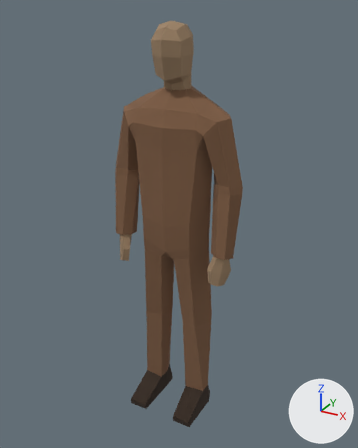
One commit to the glTF model assets/models/player.glb: the scene before it, then after it.
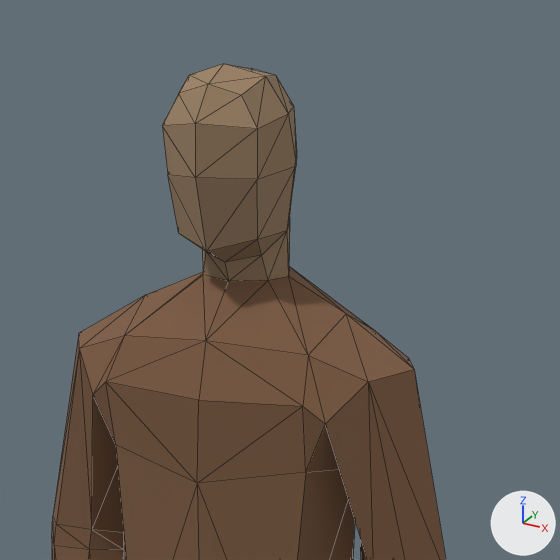
There are two pictures of each version: one whole from a 50 mm camera at (0.969, -1.725, 1.81) aimed at (0.012, 0.016, 0.939), one close up on the part from 28% to 78% of the width and 0% to 40% of the height. Lighting does not change. The marker at lower right points along +X, +Y and +Z. The last two pictures show the newer version. The close-ups show mesh edges as thin lines. Vertices at exactly the same position are counted once.

Names of what the first close-up shows: 'PlayerMesh'.
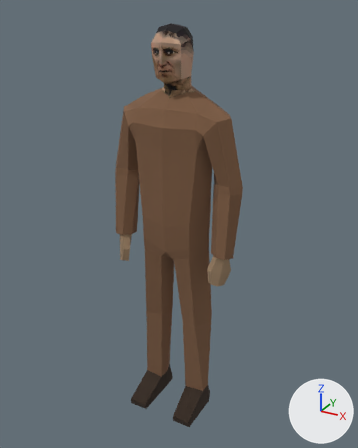
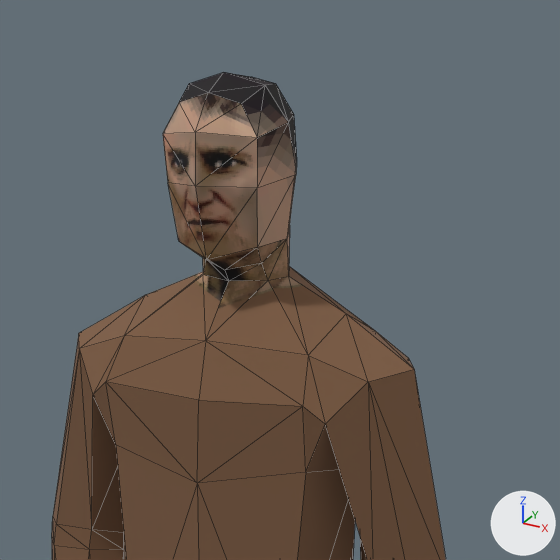
Where the change shows, as pixel boxes [x1, y1, x2, y2] in the close-ups (560 x 560 px; the box of a moved part takes in the faces that stretch with it):
'PlayerMesh', surface changed, reshaped: before [52, 64, 446, 560]; after [52, 72, 446, 560]
part 1 of me_cube_002, moved or reshaped: before [162, 64, 297, 281]; after [163, 72, 297, 281]
part 2 of me_cube_002, surface changed: before [162, 64, 302, 313]; after [163, 72, 302, 313]

The change, as a diff of the scene's bpy script:
```diff
--- a/assets/models/player.glb.py
+++ b/assets/models/player.glb.py
@@ img_player @@
+img_player = load_image('Player', '_unpacked/Player', 512, 512, 'sRGB')
@@ mat_material @@
 mat_material = principled_material('Material')
-mat_material.texture = img_untitled
+mat_material.texture = img_player
 mat_material.roughness = 1.0
@@ me_cube_002 @@
 # used by ob_playermesh; location = (0.0, 0.0, 0.0)
-me_cube_002.from_pydata(...)  # 239 vertices, 474 faces; spans x -0.3..0.3, y -0.17..0.12, z 0.0..1.76
+me_cube_002.from_pydata(...)  # 239 vertices, 474 faces; spans x -0.3..0.3, y -0.17..0.12, z 0.0..1.75
+# me_cube_002 part 1: all 36 vertices in x -0.08..0.08, y -0.1..0.08, z 1.54..1.76 are moved by (0.0, 0.0, -0.01)
+# me_cube_002 part 2: texture (UV) coordinates of 90 of 474 faces, centred in x -0.11..0.15, y -0.08..0.09, z 0.84..1.75, changed; they spanned u 0.01..0.59, v 0.01..0.68 and now span u 0.0..0.22, v 0.36..0.63
 me_cube_002.materials.append(mat_material)
```
